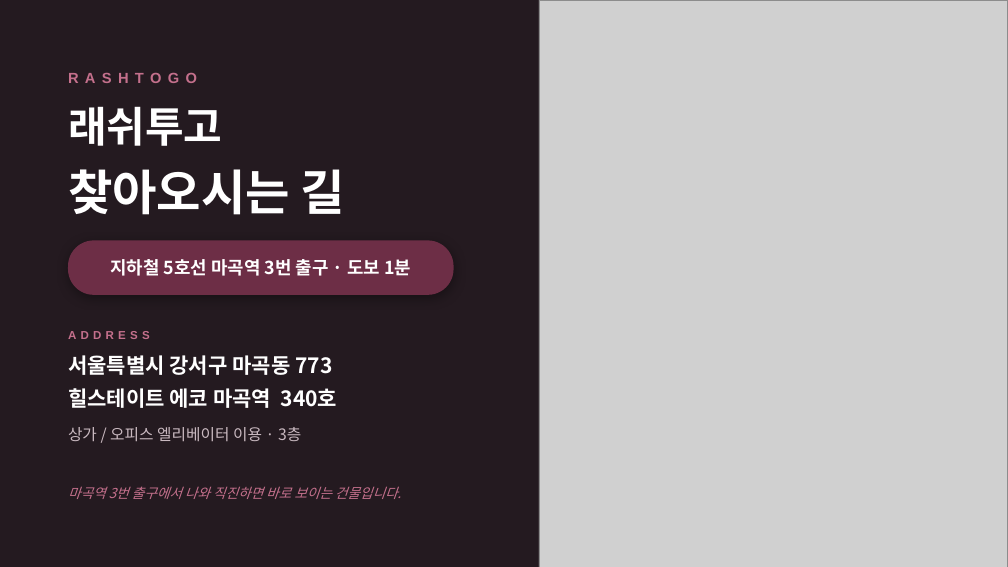
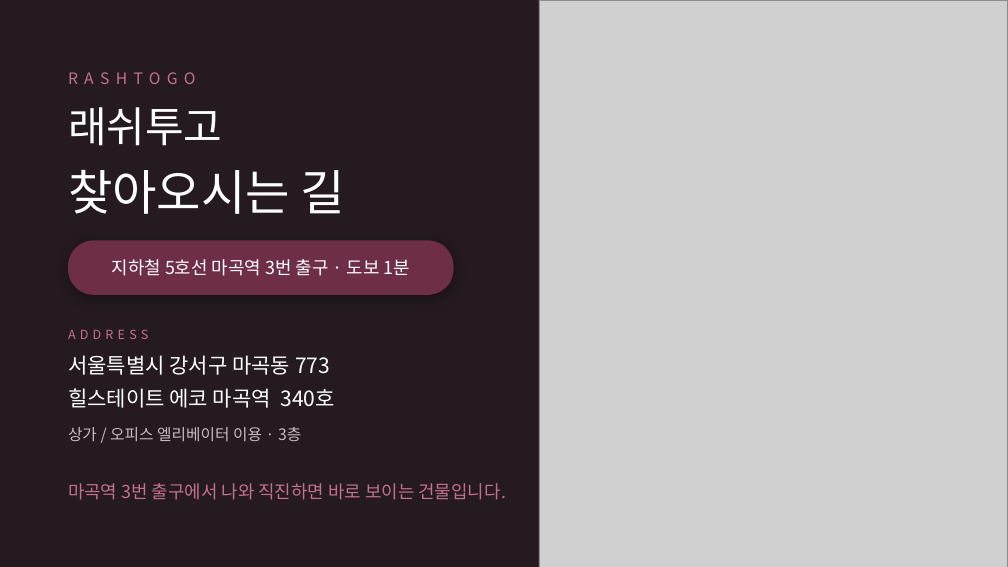
Before and after one commit to bestchoigo/-, a slide deck: slide 1 of assets/rashtogo-directions/래쉬투고_찾아오시는길.pptx. Drawn at 1008x567 pixels with LibreOffice and Linux fonts; fonts in the diff are those of the drawing; grey boxes stand for pictures. Boxes give left, top, right and bottom in pixels: in the first picture for what was removed or moved away, otherwise in the second. Text is boxed around its words. In the diff, an @@ line names an element or a change of style, - is before the commit and + after.

```diff
--- a/assets/rashtogo-directions/래쉬투고_찾아오시는길.pptx
+++ b/assets/rashtogo-directions/래쉬투고_찾아오시는길.pptx
@@ text "RASHTOGO" at (68, 64, 492, 93): size 14 to 15 pt, font Arial to Noto Sans CJK KR, bold off @@
@@ text "ADDRESS" at (68, 329, 148, 339): size 11 to 12 pt, font Arial to Noto Sans CJK KR, bold off @@
@@ bold off in 5 elements at (68, 107, 222, 146), (68, 170, 345, 214), (112, 259, 410, 276), (68, 355, 330, 375), (68, 388, 334, 408) @@
@@ text "마곡역 3번 출구에서 나와 직진하면 ..." at (68, 483, 506, 500): size 13 to 17 pt, italic off @@
```
Also in this commit, not shown: 2 other slides changed, 5 other files.
